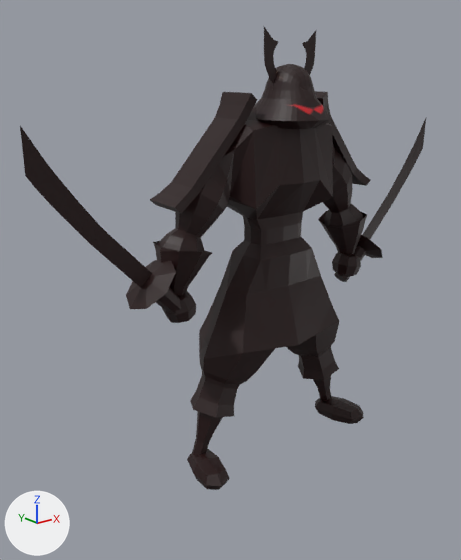
Before and after pictures for a commit that changed the Blender file Blender/Modèle/Personnages/Samourai/samourai.blend.
The view is the same before and after, from a 50 mm lens placed at (-9.75, -9.95, 3.68), pointed at (-0.94, 1.06, -0.73). Arrows for +X, +Y and +Z are at lower left; the lights stay in place.
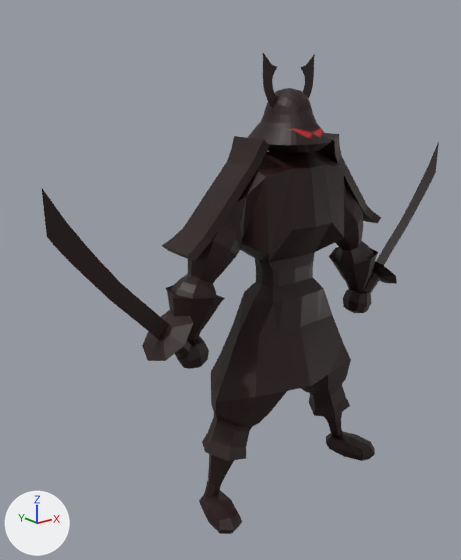
Commit message: Mise a jour samourai

Where the newer file only moved an object's origin or applied its transform, the numbers keep the older frame.

Where the change shows, as pixel boxes [x1, y1, x2, y2] in the pictures (461 x 560 px):
'Cube', moved, turned: before [150, 91, 370, 490]; after [162, 133, 381, 534]
'Cylinder.002', reshaped: before [20, 126, 181, 313]; after [42, 189, 199, 368]
'Sphere', turned: before [253, 27, 332, 129]; after [247, 53, 331, 152]
'Cylinder.001', mesh turned: before [334, 118, 426, 282]; after [363, 142, 439, 294]

The change, as a diff of the scene's bpy script:
```diff
--- a/Blender/Modèle/Personnages/Samourai/samourai.blend.py
+++ b/Blender/Modèle/Personnages/Samourai/samourai.blend.py
@@ me_cylinder_006 @@
 me_cylinder_006.from_pydata(...)  # 47 vertices, 33 faces; spans x -0.91..2.32, y -0.82..3.3, z -1.18..0.12
 # used by ob_cylinder_002; location = (-3.34, 1.15, -0.31); rotation_euler = (1.536, 0.0, 3.071), in degrees (88, 0, 176)
+# me_cylinder_006 part 2: the whole mesh is multiplied about its middle by the matrix ((0.999, 0.0, 0.037), (0.001, 1.0, -0.027), (-0.037, 0.027, 0.999)), then moved by (-0.14, -0.99, -0.41)
 me_cylinder_006.materials.append(mat_samourai_jpg_001)
@@ me_cylinder_004 @@
 me_cylinder_004.from_pydata(...)  # 47 vertices, 33 faces; spans x -0.91..2.32, y -0.82..3.3, z -1.18..0.12
 # used by ob_cylinder_001; location = (3.21, 0.16, -0.56); rotation_euler = (1.577, 0.0, 0.0), in degrees (90, 0, 0)
+# me_cylinder_004 part 1: the whole mesh is turned -0.8 degrees about the x axis through its middle, then moved by (0.08, -0.62, 0.44)
 me_cylinder_004.materials.append(mat_samourai_jpg_001)
@@ me_sphere @@
 me_sphere.from_pydata(...)  # 159 vertices, 133 faces; spans x 0.0..0.82, y -0.41..1.56, z -0.81..0.9
 # used by ob_sphere; location = (0.0, 0.26, 3.14); rotation_euler = (1.577, 0.0, 0.0), in degrees (90, 0, 0)
+# me_sphere part 3: the whole mesh is turned 89.5 degrees about the x axis through its middle, then moved by (0.0, -0.61, 0.04)
 me_sphere.materials.append(mat_samourai_jpg_001)
@@ me_cube_001 @@
 me_cube_001.from_pydata(...)  # 332 vertices, 301 faces; spans x 0.0..3.04, y -4.74..3.79, z -0.96..1.11
 # used by ob_cube; location = (0.0, 0.67, -0.35); rotation_euler = (1.577, 0.0, 0.0), in degrees (90, 0, 0)
+# me_cube_001 part 4: the whole mesh is turned 89.9 degrees about the x axis through its middle, then moved by (0.0, -0.02, -0.15)
 me_cube_001.materials.append(mat_samourai_jpg_001)
@@ ob_sphere @@
 ob_sphere.location = (0.0, 0.26, 3.14)
-ob_sphere.rotation_euler = (1.577, 0.0, 0.0)  # degrees (90, 0, 0)
 _m = ob_sphere.modifiers.new('Mirror', 'MIRROR')
@@ ob_cube @@
 ob_cube = bpy.data.objects.new('Cube', me_cube_001)
-ob_cube.location = (0.0, 0.67, -0.35)
-ob_cube.rotation_euler = (1.577, 0.0, 0.0)  # degrees (90, 0, 0)
+ob_cube.location = (0.0, 0.67, -1.64)
 _m = ob_cube.modifiers.new('Mirror', 'MIRROR')
```
